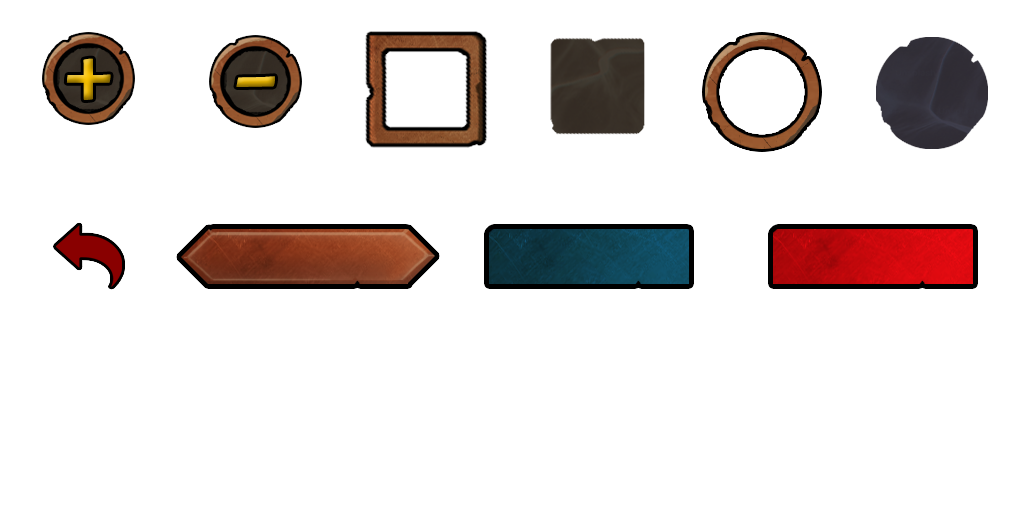
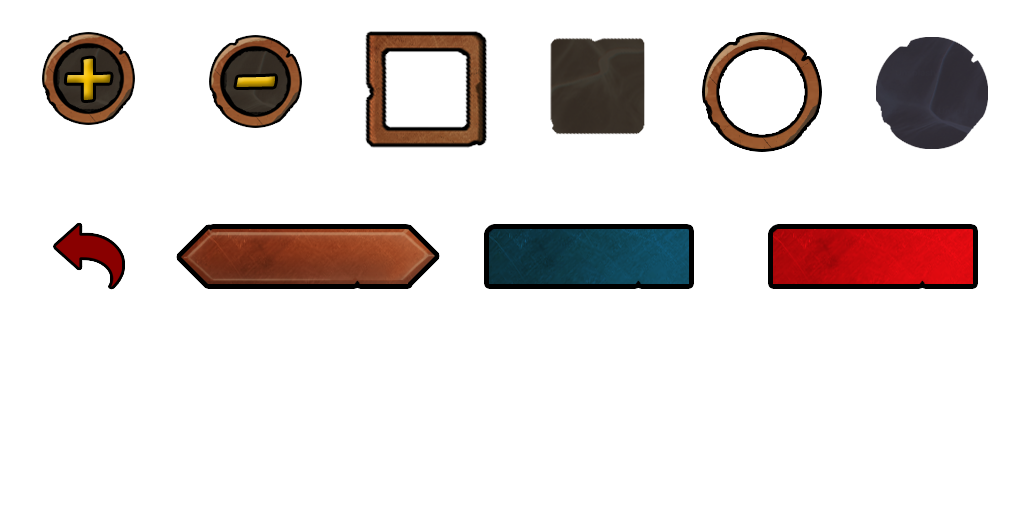
Layer changes from the first 1024 × 512 image to the second:
removed group "Buttons" (9 layers) over [84, 58, 275, 100]
"Layer 11 copy 4": blend multiply → normal, moved it out of group "Buttons", painted on it over [66, 58, 275, 100]
removed layer "Layer 11 copy 2" (was multiply) from group "Buttons" over [84, 58, 275, 100]
removed group "TrinketSelect" (4 layers) over [89, 58, 275, 100]
removed layer "Layer 2 copy" from group "TrinketSelect" over [236, 76, 275, 87]
removed layer "Layer 11 copy" (was multiply) from group "TrinketSelect" over [89, 58, 275, 100]
removed group "minus" (5 layers) over [236, 76, 275, 87]
removed layer "-" from group "minus" over [236, 76, 275, 87]
removed layer "Frame" (1st of 2, in "minus") from group "minus" over [236, 76, 275, 87]
removed layer "texture" (1st of 2, in "minus") from group "minus" over [236, 76, 275, 87]
removed layer "Layer 1 copy" (2nd of 3, in "minus") from group "minus" over [236, 76, 275, 87]
removed group "plus" (5 layers) over [66, 58, 111, 100]
removed layer "+" from group "plus" over [66, 58, 111, 100]
removed layer "Frame" (2nd of 2, in "plus") from group "plus" over [66, 58, 111, 100]
removed layer "texture" (2nd of 2, in "plus") from group "plus" over [66, 58, 111, 100]
removed layer "Layer 1 copy" (3rd of 3, in "plus") from group "plus" over [66, 58, 111, 100]